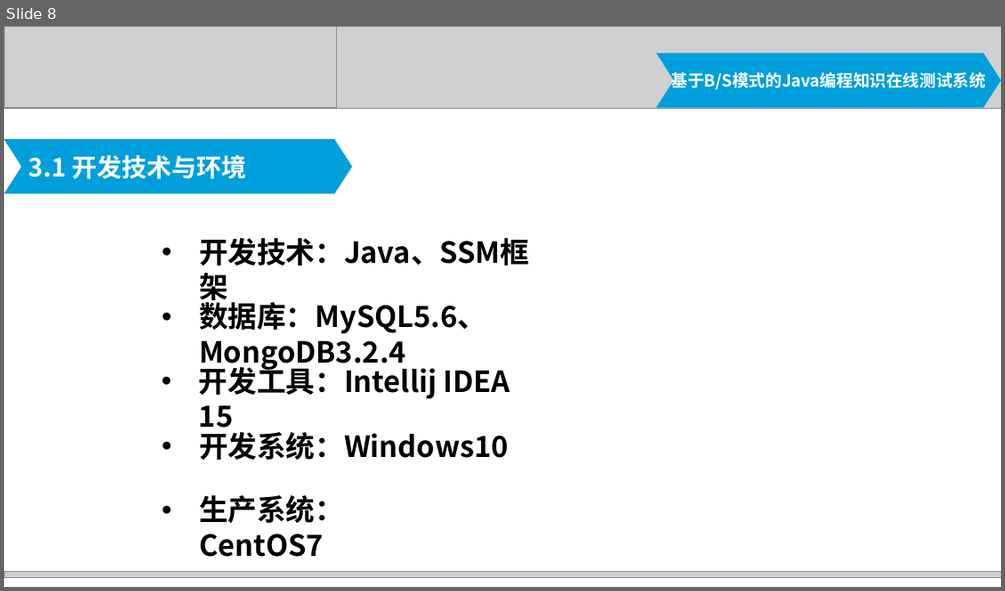
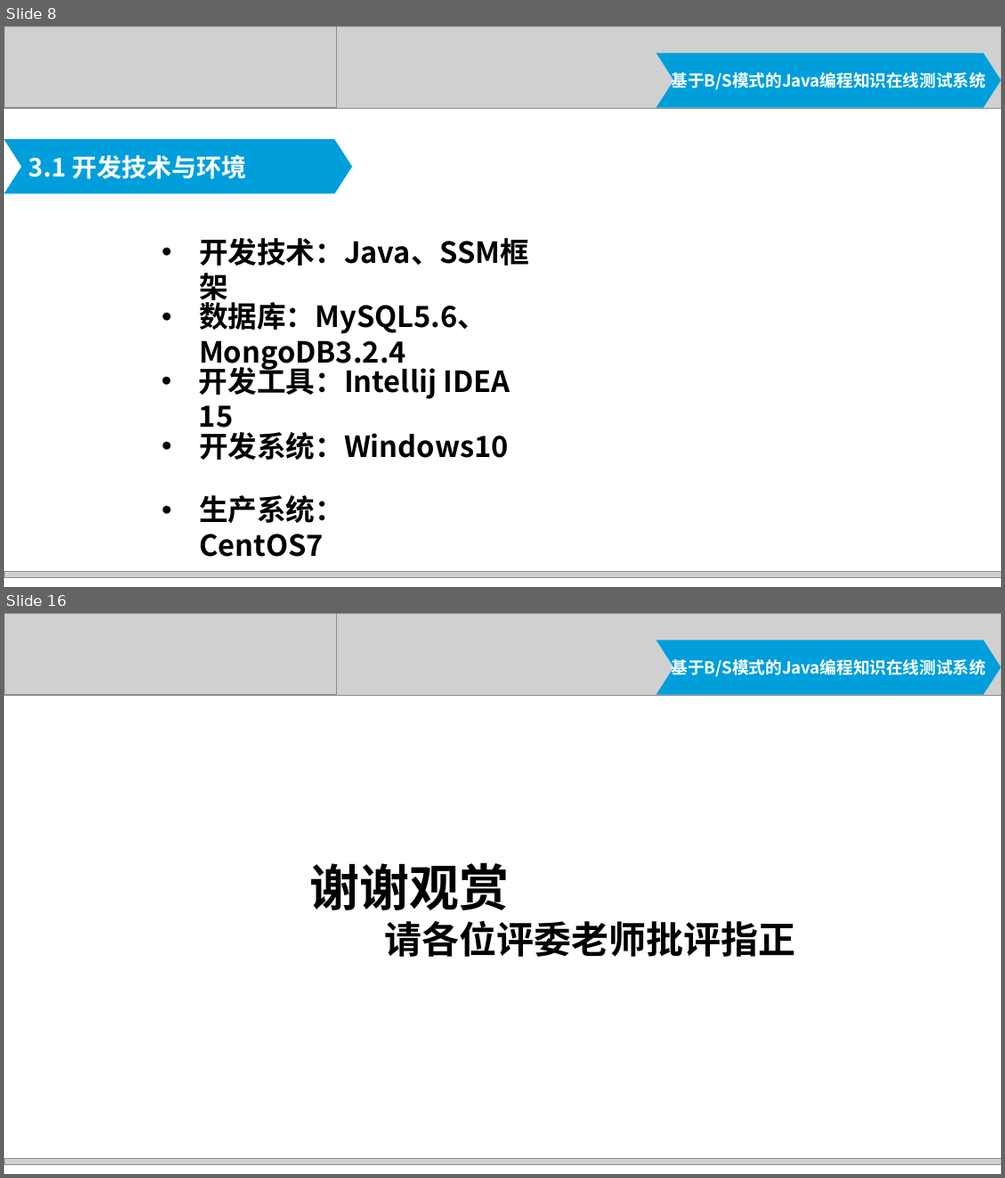
Before and after one commit to zhangweiheu/-, a slide deck: 2012211127-毕业答辩.pptx. Shown one above the other, each under a label of ours: slide 8 before the commit, slides 8 and 16 after it; the slides between them are not shown. The pictures are 1005x591 and 1005x1178 pixels, drawn with LibreOffice and Linux fonts; fonts in the diff are those of the drawing; grey boxes stand for pictures. Boxes give left, top, right and bottom in pixels: in the first picture for what was removed or moved away, otherwise in the second. Text is boxed around its words. In the diff, an @@ line names an element or a change of style, - is before the commit and + after.

```diff
--- a/2012211127-毕业答辩.pptx
+++ b/2012211127-毕业答辩.pptx
@@ slide 16 added at [4,613,1001,1174], background #FFFFFF @@
@@ picture added at [4,613,1001,695] @@
@@ picture added at [4,613,336,695] @@
@@ chevron added at [656,640,1001,695], fill #009FDB, 16 pt, text #FFFFFF, bold @@
+基于B/S模式的Java编程知识在线测试系统
@@ text added at [310,862,796,957], 36 pt, text #000000, bold @@
+谢谢观赏
+请各位评委老师批评指正
@@ picture added at [4,1159,1001,1165] @@
```
Also in this commit, not shown: 6 slides changed, 6 other slides added, 8 other files.
